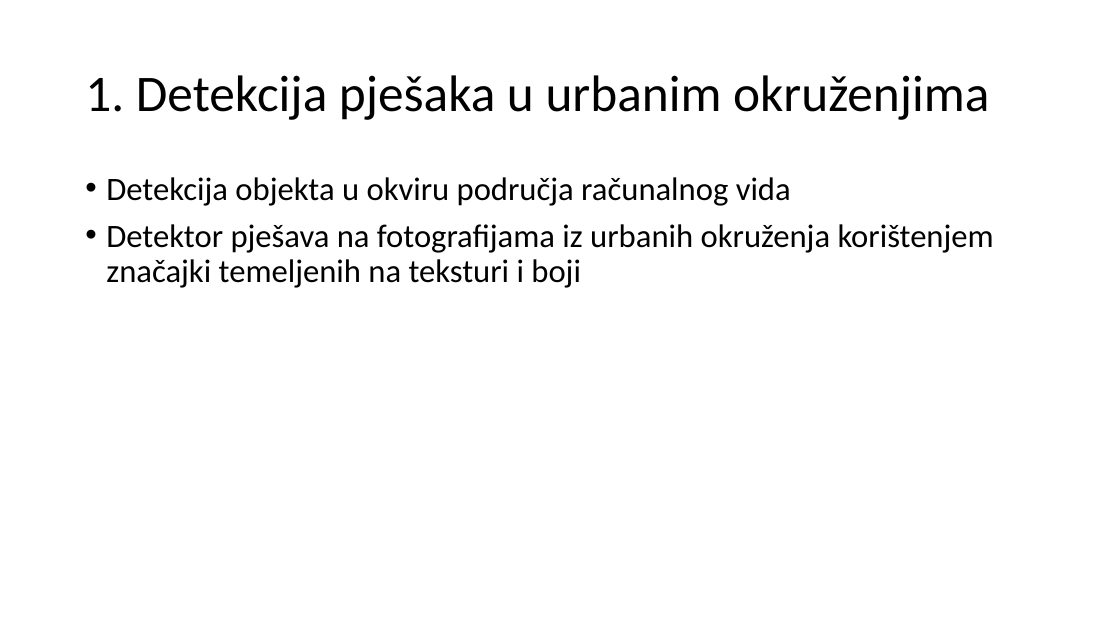
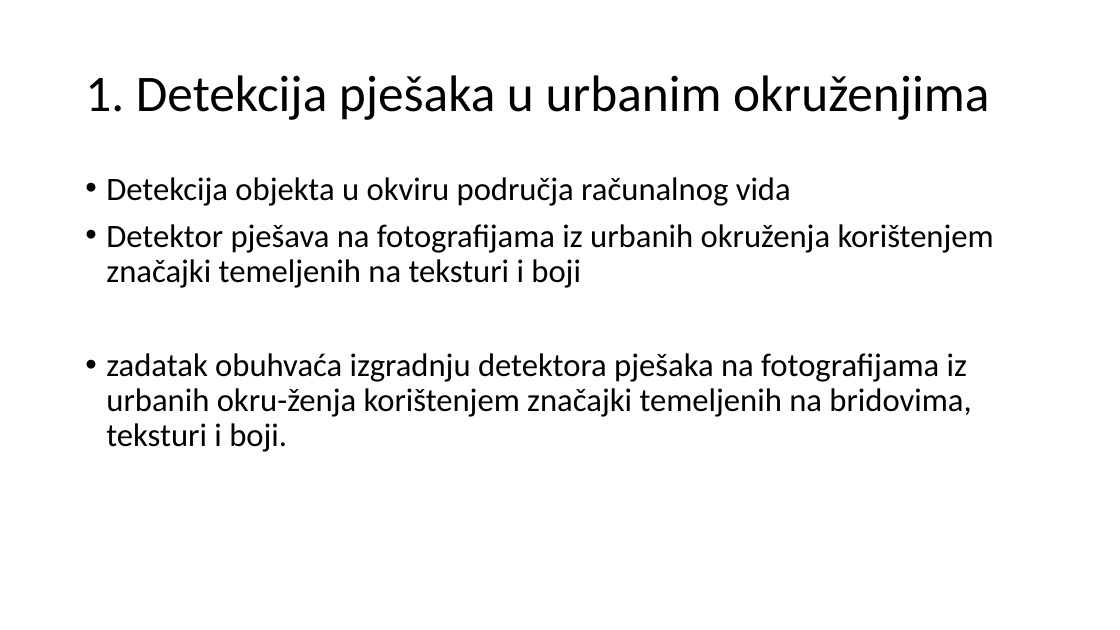
Before and after one commit to imih/uzorci-projekt, a slide deck: slide 3 of prezentacija-glavna.pptx. Drawn at 1120x630 pixels with LibreOffice and Linux fonts; fonts in the diff are those of the drawing. Boxes give left, top, right and bottom in pixels: in the first picture for what was removed or moved away, otherwise in the second. Text is boxed around its words. In the diff, an @@ line names an element or a change of style, - is before the commit and + after.

```diff
--- a/prezentacija-glavna.pptx
+++ b/prezentacija-glavna.pptx
@@ text at [106, 353, 971, 452]: paragraph added @@
+• zadatak obuhvaća izgradnju detektora pješaka na fotografijama iz urbanih okru-ženja korištenjem značajki temeljenih na bridovima, teksturi i boji.
```
Also in this commit, not shown: 2 other slides changed.
